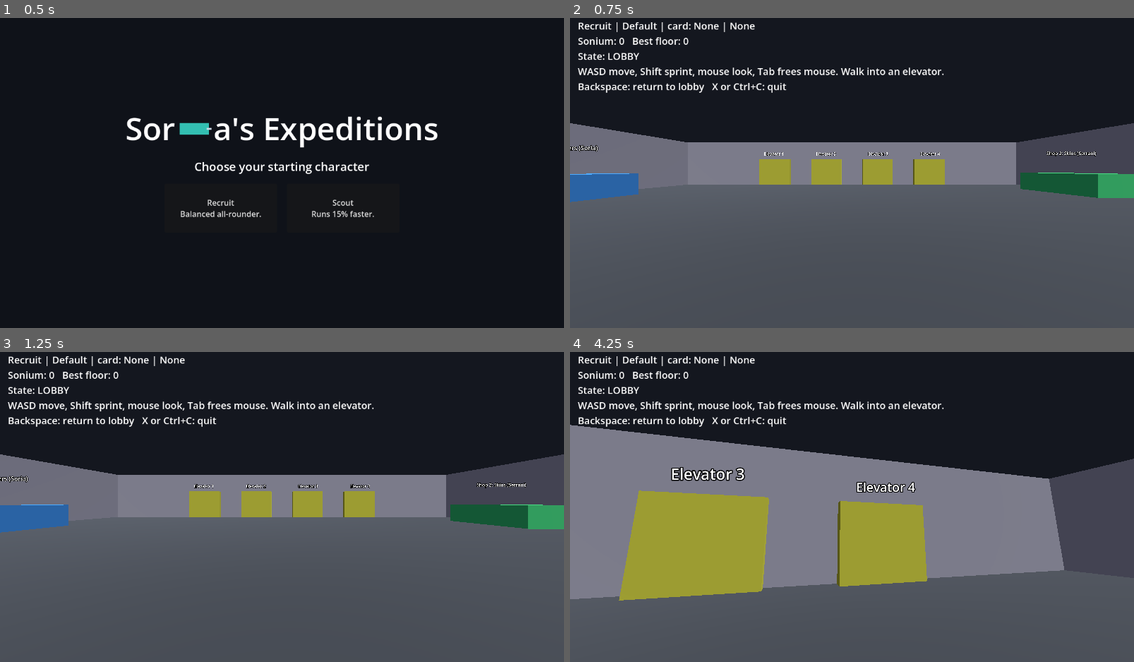
Above: before the commit, frames 1-4 (two rows, left to right).
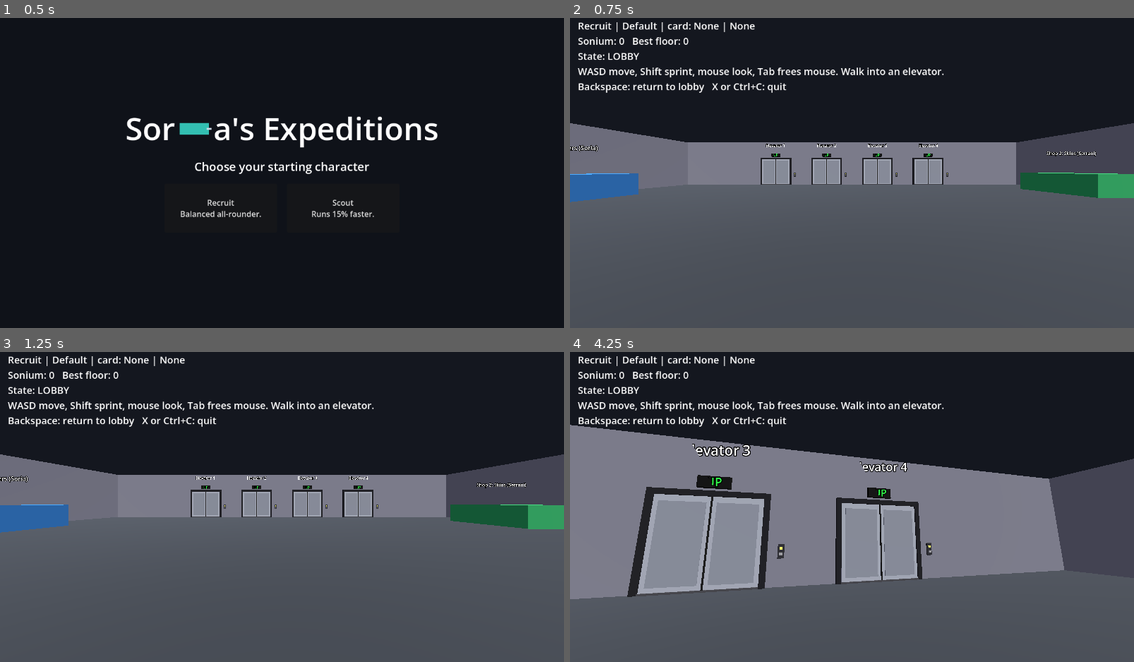
Above: after the commit, the same moments.

Repository: BusyStas/game-godot-Dandy
Game: Godot game, scene res://scenes/title.tscn
Two runs of this game, one before a commit and one after it. Both use one fixed random seed, a clock stepped at 60 frames per second and the inputs below.
Inputs (mouse positions are in pixels of both pictures, inside the frame that each line leads up to):
- Up to frame 1 (0.5 s): no input
- Up to frame 2 (0.75 s): click "Recruit Balanced all-rounder." at 0.5 s
- Up to frame 3 (1.25 s): no input
- Up to frame 4 (4.25 s): tap Enter at 1.25, 2.1 s; move the mouse to (880, 500) at 1.27 s; hold E 1.28-2.03 s; hold W from 1.28 s (still down); move the mouse to (823, 503) at 2.02 s; move the mouse to (863, 497) at 2.77 s; tap F at 2.85 s; move the mouse to (846, 507) at 3.52 s; tap T at 3.6 s

Frame 1 is identical in both runs. In frame 2, 2.2% of the frame differs, in the area x 33-68%, y 40-54%; in frame 3, 2.2%; in frame 4, 14%, in the area x 8-65%, y 29-81%.

Commit message:
Realistic elevators: steel doors, furnished cabin interior and a real mirror
Doors have frame, sliding panels, floor indicator and call button (lobby and
floors). The cabin is a 4x4 interior with carpet, wood panels, handrails, lamp,
control panel and a large mirror driven by a reflected off-axis camera. The
mirror shows a figure in the player's skin colour and renders only in the cabin.

Co-Authored-By: Claude Sonnet 5.5 <noreply@anthropic.com>
Claude-Session: https://claude.ai/code/session_01254WZhSqkkRXr4nw2rpTqZ

Diff:
--- a/scripts/character_model.gd
+++ b/scripts/character_model.gd
@@ -19,10 +19,50 @@
 static func build(kind: String) -> Node3D:
 	var root := Node3D.new()
 	var fatal := kind != "rencha"
+	_body(root, fatal)
+	_head(root, kind)
+	return root
+
+
+## A plain figure for the player (used for the elevator mirror reflection): the same suit with a skin-coloured head.
+static func build_player(skin: Color) -> Node3D:
+	var root := Node3D.new()
+	_body(root, true)
+	var head := MeshInstance3D.new()
+	var sm := SphereMesh.new()
+	sm.radius = 0.2
+	sm.height = 0.4
+	head.mesh = sm
+	var mat := StandardMaterial3D.new()
+	mat.albedo_color = skin
+	head.material_override = mat
+	head.position = Vector3(0, 1.68, 0)
+	root.add_child(head)
+	for sx in [-1.0, 1.0]:
+		var eye := MeshInstance3D.new()
+		var em := SphereMesh.new()
+		em.radius = 0.035
+		em.height = 0.07
+		eye.mesh = em
+		var emat := StandardMaterial3D.new()
+		emat.albedo_color = Color.BLACK
+		eye.material_override = emat
+		eye.position = Vector3(sx * 0.08, 1.71, -0.17)
+		root.add_child(eye)
+	return root
+
+
+static func set_visual_layers(node: Node, layers: int) -> void:
+	if node is VisualInstance3D:
+		(node as VisualInstance3D).layers = layers
+	for c in node.get_children():
+		set_visual_layers(c, layers)
+
+
+static func _body(root: Node3D, fatal: bool) -> void:
 	var suit := Color(0, 0, 0) if fatal else Color(0.27, 0.27, 0.27)
 	var pants := Color(0.35, 0.35, 0.35) if fatal else Color(0.62, 0.78, 0.92)
 	var cuff := Color(0.12, 0.3, 0.75) if fatal else Color(0.7, 0.7, 0.7)
-
 	for sx in [-1.0, 1.0]:
 		_box(root, Vector3(sx * 0.13, 0.4, 0), Vector3(0.22, 0.8, 0.24), pants)
 	_box(root, Vector3(0, 1.12, 0), Vector3(0.46, 0.66, 0.28), suit)
@@ -34,8 +74,6 @@
 		_arm(root, sx, suit, cuff, fatal, (not fatal) and sx > 0.0)
 	if not fatal:
 		_box(root, Vector3(0, 1.5, 0), Vector3(0.1, 0.14, 0.1), Color(0.6, 0.6, 0.6))
-	_head(root, kind)
-	return root
 
 
 static func _box(parent: Node3D, pos: Vector3, size: Vector3, color: Color) -> void:
--- a/scripts/floor_builder.gd
+++ b/scripts/floor_builder.gd
@@ -7,6 +7,7 @@
 const MachineScript := preload("res://scripts/machine.gd")
 const ContainerScript := preload("res://scripts/container.gd")
 const CorruptionScript := preload("res://scripts/corruption.gd")
+const MirrorScript := preload("res://scripts/mirror.gd")
 
 
 static func box(parent: Node, pos: Vector3, size: Vector3, color: Color, solid := true) -> Node3D:
@@ -34,9 +35,10 @@
 	return root
 
 
-static func label(parent: Node, text: String, pos: Vector3, size := 48) -> void:
+static func label(parent: Node, text: String, pos: Vector3, size := 48, color := Color.WHITE) -> void:
 	var l := Label3D.new()
 	l.text = text
+	l.modulate = color
 	l.position = pos
 	l.font_size = size
 	l.pixel_size = 0.01
@@ -44,17 +46,113 @@
 	parent.add_child(l)
 
 
+static func _emissive(parent: Node, pos: Vector3, size: Vector3, color: Color, energy := 1.5) -> void:
+	var n := box(parent, pos, size, color, false)
+	var mat := (n.get_child(0) as MeshInstance3D).material_override as StandardMaterial3D
+	mat.emission_enabled = true
+	mat.emission = color
+	mat.emission_energy_multiplier = energy
+
+
+## Elevator doors seen from the outside (face +Z): frame, two steel sliding panels with a seam,
+## a floor indicator above and a call button beside. pos = bottom-centre of the doors.
+static func build_elevator_doors(parent: Node, pos: Vector3, width := 3.2, height := 3.0, indicator := true) -> Node3D:
+	var root := Node3D.new()
+	root.position = pos
+	parent.add_child(root)
+	var frame := Color(0.12, 0.12, 0.14)
+	var steel := Color(0.72, 0.74, 0.78)
+	var steel_dark := Color(0.6, 0.62, 0.66)
+	var fw := 0.2
+	box(root, Vector3(0, height + fw / 2.0, 0), Vector3(width + fw * 2.0, fw, 0.16), frame, false)
+	for sx in [-1.0, 1.0]:
+		box(root, Vector3(sx * (width + fw) / 2.0, height / 2.0, 0), Vector3(fw, height, 0.16), frame, false)
+	var half := width / 2.0
+	for sx in [-1.0, 1.0]:
+		box(root, Vector3(sx * half / 2.0, height / 2.0, 0.02), Vector3(half - 0.02, height, 0.08), steel, false)
+		# brushed-steel inset
+		box(root, Vector3(sx * half / 2.0, height / 2.0, 0.07), Vector3(half - 0.3, height - 0.4, 0.02), steel_dark, false)
+	box(root, Vector3(0, height / 2.0, 0.07), Vector3(0.05, height, 0.04), Color(0.1, 0.1, 0.1), false)  # seam
+	box(root, Vector3(0, 0.03, 0.05), Vector3(width, 0.06, 0.1), Color(0.3, 0.3, 0.32), false)  # threshold
+	if indicator:
+		box(root, Vector3(0, height + fw + 0.3, 0), Vector3(1.0, 0.4, 0.14), Color(0.03, 0.03, 0.03), false)
+		label(root, "UP", Vector3(0, height + fw + 0.3, 0.1), 40, Color(0.2, 1.0, 0.3))
+		# call button panel
+		var px := width / 2.0 + fw + 0.45
+		box(root, Vector3(px, 1.2, 0), Vector3(0.22, 0.5, 0.06), Color(0.2, 0.2, 0.22), false)
+		_emissive(root, Vector3(px, 1.3, 0.05), Vector3(0.1, 0.1, 0.04), Color(1.0, 0.75, 0.2), 2.0)
+		box(root, Vector3(px, 1.1, 0.05), Vector3(0.1, 0.1, 0.04), Color(0.7, 0.7, 0.7), false)
+	return root
+
+
+## The elevator interior: 4x4 cabin, carpet, wood panels, handrails, lamp, control panel,
+## doors on the +Z side and a large mirror on the back (-Z) wall. Origin = centre of the floor.
+## The mirror node is named "Mirror".
 static func build_cabin(origin: Vector3) -> Node3D:
 	var root := Node3D.new()
 	root.position = origin
-	var grey := Color(0.45, 0.45, 0.5)
-	box(root, Vector3(0, -0.5, 0), Vector3(6, 1, 6), grey)
-	box(root, Vector3(0, 2, -3), Vector3(6, 4, 0.5), grey)
-	box(root, Vector3(0, 2, 3), Vector3(6, 4, 0.5), grey)
-	box(root, Vector3(-3, 2, 0), Vector3(0.5, 4, 6), grey)
-	box(root, Vector3(3, 2, 0), Vector3(0.5, 4, 6), grey)
-	box(root, Vector3(0, 4.25, 0), Vector3(6, 0.5, 6), grey)
-	label(root, "Elevator", Vector3(0, 3.2, 0))
+	var steel := Color(0.62, 0.64, 0.68)
+	var wood := Color(0.45, 0.28, 0.15)
+	var half := 2.0
+	var h := 3.0
+	var t := 0.2
+	# shell
+	box(root, Vector3(0, -0.5, 0), Vector3(4 + 2 * t, 1, 4 + 2 * t), Color(0.3, 0.3, 0.32))
+	box(root, Vector3(0, h + t / 2.0, 0), Vector3(4 + 2 * t, t, 4 + 2 * t), Color(0.85, 0.85, 0.82))
+	box(root, Vector3(0, h / 2.0, -half - t / 2.0), Vector3(4 + 2 * t, h, t), steel)
+	box(root, Vector3(0, h / 2.0, half + t / 2.0), Vector3(4 + 2 * t, h, t), steel)
+	box(root, Vector3(-half - t / 2.0, h / 2.0, 0), Vector3(t, h, 4), steel)
+	box(root, Vector3(half + t / 2.0, h / 2.0, 0), Vector3(t, h, 4), steel)
+	# carpet, thin so it does not block walking
+	box(root, Vector3(0, 0.01, 0), Vector3(3.8, 0.02, 3.8), Color(0.5, 0.08, 0.1), false)
+	box(root, Vector3(0, 0.02, 0), Vector3(3.2, 0.02, 3.2), Color(0.38, 0.05, 0.08), false)
+	# wood wainscoting on the side walls and the door wall
+	for sx in [-1.0, 1.0]:
+		box(root, Vector3(sx * (half - 0.03), 0.65, 0), Vector3(0.06, 1.3, 3.9), wood, false)
+		box(root, Vector3(sx * (half - 0.04), 1.32, 0), Vector3(0.08, 0.05, 3.9), Color(0.75, 0.6, 0.25), false)
+		# handrail
+		box(root, Vector3(sx * (half - 0.14), 1.0, 0), Vector3(0.05, 0.05, 3.0), Color(0.85, 0.85, 0.88), false)
+		for sz in [-1.4, 1.4]:
+			box(root, Vector3(sx * (half - 0.08), 1.0, sz), Vector3(0.12, 0.05, 0.05), Color(0.85, 0.85, 0.88), false)
+	box(root, Vector3(0, 0.65, half - 0.03), Vector3(3.9, 1.3, 0.06), wood, false)
+	box(root, Vector3(0, 0.65, -half + 0.03), Vector3(3.9, 1.3, 0.06), wood, false)
+	# ceiling lamp panel + real light
+	_emissive(root, Vector3(0, h - 0.03, 0), Vector3(1.6, 0.05, 1.6), Color(1.0, 0.96, 0.85), 2.5)
+	var lamp := OmniLight3D.new()
+	lamp.position = Vector3(0, h - 0.4, 0)
+	lamp.omni_range = 7.0
+	lamp.light_energy = 1.3
+	lamp.light_color = Color(1.0, 0.95, 0.85)
+	root.add_child(lamp)
+	# control panel on the right wall, near the doors
+	var panel := Node3D.new()
+	panel.position = Vector3(half - 0.08, 1.35, 1.0)
+	root.add_child(panel)
+	box(panel, Vector3.ZERO, Vector3(0.05, 0.9, 0.36), Color(0.15, 0.15, 0.17), false)
+	for r in 4:
+		for c in 2:
+			var lit := (r * 2 + c) == 5
+			_emissive(panel, Vector3(-0.04, 0.3 - r * 0.15, -0.08 + c * 0.16), Vector3(0.04, 0.09, 0.09),
+				Color(1.0, 0.7, 0.2) if lit else Color(0.75, 0.75, 0.78), 1.5 if lit else 0.2)
+	# doors on the +Z wall, facing into the cabin
+	var door_holder := Node3D.new()
+	door_holder.position = Vector3(0, 0, half - 0.06)
+	door_holder.rotation.y = PI
+	root.add_child(door_holder)
+	build_elevator_doors(door_holder, Vector3.ZERO, 2.4, 2.6, false)
+	# the large mirror on the back wall, with a thin steel frame
+	var mp := Vector3(0, 1.45, -half + 0.065)
+	var ms: float = MirrorScript.SIZE
+	var fr := Color(0.8, 0.8, 0.84)
+	box(root, mp + Vector3(0, ms / 2.0 + 0.04, -0.01), Vector3(ms + 0.16, 0.08, 0.06), fr, false)
+	box(root, mp + Vector3(0, -ms / 2.0 - 0.04, -0.01), Vector3(ms + 0.16, 0.08, 0.06), fr, false)
+	for sx in [-1.0, 1.0]:
+		box(root, mp + Vector3(sx * (ms / 2.0 + 0.04), 0, -0.01), Vector3(0.08, ms, 0.06), fr, false)
+	var mirror := Node3D.new()
+	mirror.name = "Mirror"
+	mirror.set_script(MirrorScript)
+	mirror.position = mp
+	root.add_child(mirror)
 	return root
 
 
@@ -76,8 +174,8 @@
 	label(root, map_name, Vector3(0, 4.2, 0), 96)
 
 	# The elevator you must return to
-	box(root, Vector3(0, 1.5, -d / 2.0 + 0.8), Vector3(4, 3, 0.4), Color(0.7, 0.7, 0.2), false)
-	label(root, "ELEVATOR", Vector3(0, 3.6, -d / 2.0 + 1.4))
+	build_elevator_doors(root, Vector3(0, 0, -d / 2.0 + 0.55), 3.2, 3.0, true)
+	label(root, "ELEVATOR", Vector3(0, 4.6, -d / 2.0 + 1.0), 48)
 	var elevator := Area3D.new()
 	elevator.position = Vector3(0, 1.5, -d / 2.0 + 3.0)
 	var cs := CollisionShape3D.new()
--- a/scripts/lobby.gd
+++ b/scripts/lobby.gd
@@ -21,6 +21,7 @@
 var _msg_until_ms := 0
 var _floor_root: Node3D
 var _floor_elevator: Area3D
+var _mirror: Node3D
 var _selection: CanvasLayer
 var _shop: CanvasLayer
 var _shops: Array = []   # [{pos: Vector3, category: String, name: String}]
@@ -35,7 +36,9 @@
 	_add_floor_and_walls()
 	_add_elevators()
 	_add_shops()
-	add_child(FloorBuilder.build_cabin(CABIN_ORIGIN))
+	var cabin := FloorBuilder.build_cabin(CABIN_ORIGIN)
+	add_child(cabin)
+	_mirror = cabin.get_node("Mirror")
 	_add_player()
 	_add_ui()
 	RoundManager.state_changed.connect(_on_state_changed)
@@ -93,6 +96,7 @@
 # --- run flow ------------------------------------------------------------------
 
 func _on_state_changed(s: int) -> void:
+	_update_mirror(s)
 	if s == RoundManager.State.LOBBY:
 		_selection.close(false)
 		_clear_floor()
@@ -115,6 +119,18 @@
 	_sync_ui_lock()
 
 
+func _update_mirror(s: int) -> void:
+	if _mirror == null:
+		return
+	var in_cabin: bool = s == RoundManager.State.COUNTDOWN or s == RoundManager.State.SELECTION \
+		or s == RoundManager.State.PRE_FLOOR_ELEVATOR
+	if in_cabin:
+		var skin: String = str(RoundManager.loadout.get("skin", ""))
+		if GameData.SKINS.has(skin):
+			_mirror.skin_color = GameData.SKINS[skin]["color"]
+	_mirror.active = in_cabin
+
+
 func _on_floor_started(map_name: String, _floor_number: int) -> void:
 	_clear_floor()
 	var built := FloorBuilder.build_floor(map_name, FLOOR_ORIGIN, {
@@ -191,8 +207,8 @@
 func _add_elevators() -> void:
 	for i in 4:
 		var x := -9.0 + i * 6.0
-		FloorBuilder.box(self, Vector3(x, 1.5, -14.2), Vector3(3.5, 3, 0.4), Color(0.7, 0.7, 0.2), false)
-		FloorBuilder.label(self, "Elevator %d" % (i + 1), Vector3(x, 3.6, -13.8))
+		FloorBuilder.build_elevator_doors(self, Vector3(x, 0, -14.45), 3.2, 3.0, true)
+		FloorBuilder.label(self, "Elevator %d" % (i + 1), Vector3(x, 4.6, -14.3))
 		var trigger := Area3D.new()
 		trigger.position = Vector3(x, 1.5, -12.5)
 		var cs := CollisionShape3D.new()
--- /dev/null
+++ b/scripts/mirror.gd
@@ -0,0 +1,96 @@
+extends Node3D
+## A real mirror. A hidden camera sits at the viewer's position reflected through the mirror plane,
+## renders the cabin through an off-axis frustum that exactly matches the mirror's rectangle,
+## and the result is shown on the mirror quad flipped left-right. A figure standing where the
+## player stands (visible only to the mirror camera) gives you a reflection to look at.
+## The node's local +Z must point out of the mirror, into the room.
+
+const SIZE := 2.2   # square mirror, metres
+const PIXELS := 512
+const FIGURE_LAYER := 2
+
+var active := false:
+	set(value):
+		active = value
+		if _vp:
+			_vp.render_target_update_mode = SubViewport.UPDATE_ALWAYS if value else SubViewport.UPDATE_DISABLED
+		if _figure:
+			_figure.visible = value
+var skin_color := Color(0.8, 0.8, 0.8):
+	set(value):
+		skin_color = value
+		if is_inside_tree():
+			_rebuild_figure()
+
+var _vp: SubViewport
+var _cam: Camera3D
+var _figure: Node3D
+
+
+func _ready() -> void:
+	_vp = SubViewport.new()
+	_vp.size = Vector2i(PIXELS, PIXELS)
+	_vp.render_target_update_mode = SubViewport.UPDATE_DISABLED
+	add_child(_vp)
+	_cam = Camera3D.new()
+	_cam.projection = Camera3D.PROJECTION_FRUSTUM
+	_cam.keep_aspect = Camera3D.KEEP_WIDTH
+	_cam.size = SIZE
+	_cam.far = 80.0
+	_vp.add_child(_cam)
+	_cam.current = true
+
+	var quad := QuadMesh.new()
+	quad.size = Vector2(SIZE, SIZE)
+	var m := MeshInstance3D.new()
+	m.mesh = quad
+	var mat := StandardMaterial3D.new()
+	mat.shading_mode = BaseMaterial3D.SHADING_MODE_UNSHADED
+	mat.albedo_texture = _vp.get_texture()
+	mat.albedo_color = Color(0.93, 0.97, 1.0)          # faint cool tint, like real glass
+	mat.uv1_scale = Vector3(-1, 1, 1)                  # mirror image: flip left-right
+	mat.uv1_offset = Vector3(1, 0, 0)
+	m.material_override = mat
+	add_child(m)
+	_rebuild_figure()
+	_figure.visible = active
+
+
+func _rebuild_figure() -> void:
+	if _figure:
+		_figure.queue_free()
+	_figure = CharacterModel.build_player(skin_color)
+	CharacterModel.set_visual_layers(_figure, FIGURE_LAYER)
+	_figure.top_level = true
+	_figure.visible = active
+	add_child(_figure)
+
+
+func _process(_delta: float) -> void:
+	if not active:
+		return
+	var player := get_tree().get_first_node_in_group("player") as Node3D
+	if player == null or not player.has_method("camera"):
+		return
+	var eye: Camera3D = player.call("camera")
+	update_mirror(eye.global_position)
+	_figure.global_transform = Transform3D(Basis(Vector3.UP, player.global_rotation.y), player.global_position)
+
+
+## Positions the mirror camera for a viewer at `viewer_pos` (world space). Public so it can be tested.
+func update_mirror(viewer_pos: Vector3) -> void:
+	var n := global_transform.basis.z.normalized()
+	var plane_pt := global_position
+	var d := (viewer_pos - plane_pt).dot(n)
+	if d < 0.05:
+		return  # viewer is behind or on the mirror
+	var cam_pos := viewer_pos - 2.0 * d * n
+	var basis := Basis.looking_at(n, Vector3.UP)   # camera looks straight through the mirror, into the room
+	_cam.global_transform = Transform3D(basis, cam_pos)
+	var to_centre := plane_pt - cam_pos
+	_cam.near = d                                  # clips everything behind the mirror plane (the wall)
+	_cam.frustum_offset = Vector2(to_centre.dot(basis.x), to_centre.dot(basis.y))
+
+
+func mirror_camera() -> Camera3D:
+	return _cam
--- a/scripts/player.gd
+++ b/scripts/player.gd
@@ -34,6 +34,7 @@
 	_cam.position.y = 1.6
 	add_child(_cam)
 	_cam.current = true
+	_cam.cull_mask = 0xFFFFF & ~2   # layer 2 holds the mirror-only reflection figure
 
 	_lamp = OmniLight3D.new()
 	_lamp.omni_range = 14.0
@@ -43,6 +44,10 @@
 
 	apply_loadout()
 	Input.mouse_mode = Input.MOUSE_MODE_CAPTURED
+
+
+func camera() -> Camera3D:
+	return _cam
 
 
 func apply_loadout() -> void:
